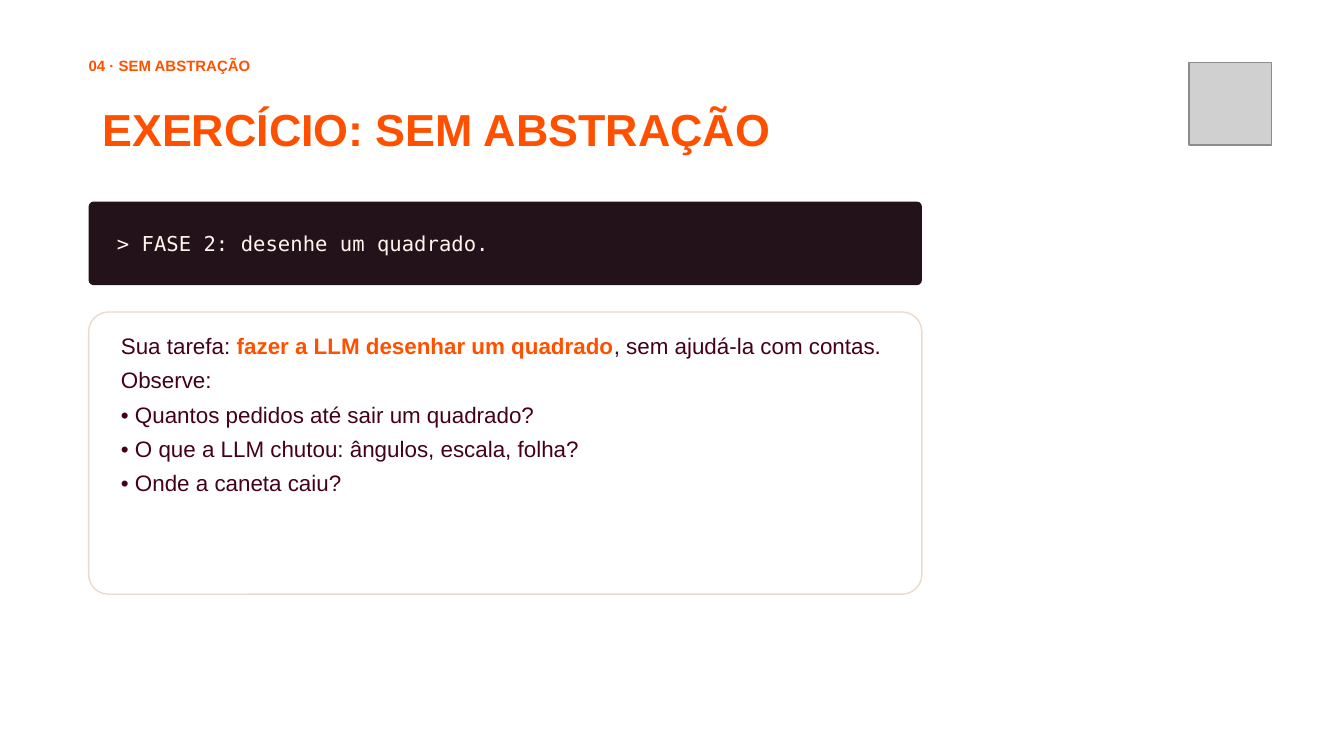
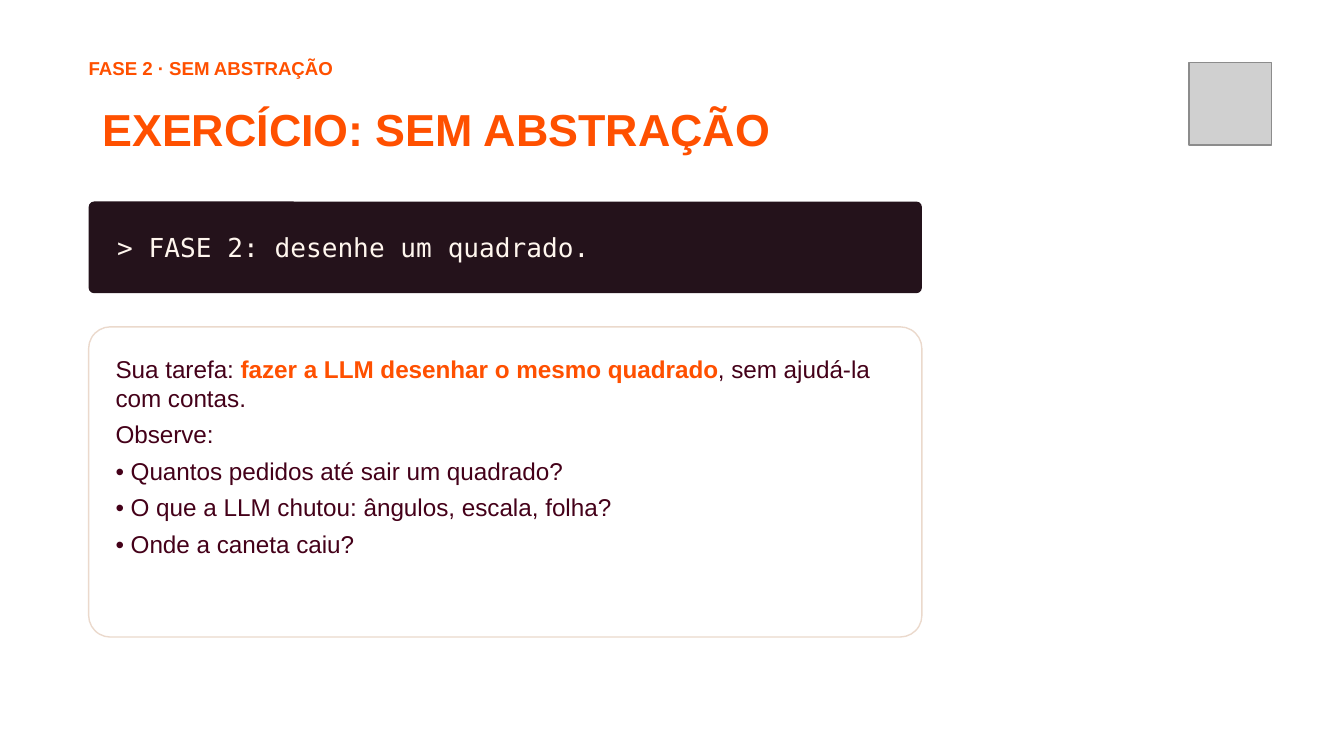
Before and after one commit to jhlr/plotter, a slide deck: slide 25 of workshop/dinamica-ia-hardware.pptx (slide 22 before the commit). Drawn at 1344x756 pixels with LibreOffice and Linux fonts; fonts in the diff are those of the drawing; grey boxes stand for pictures; background and template pictures are left out. Boxes give left, top, right and bottom in pixels: in the first picture for what was removed or moved away, otherwise in the second. Text is boxed around its words. In the diff, an @@ line names an element or a change of style, - is before the commit and + after.

```diff
--- a/workshop/dinamica-ia-hardware.pptx
+++ b/workshop/dinamica-ia-hardware.pptx
@@ text at <box>89,60,333,79</box>: text changed; size 8 to 10 pt @@
-04 · SEM ABSTRAÇÃO
+FASE 2 · SEM ABSTRAÇÃO
@@ rounded rectangle "> FASE 2: desenhe um ...": place and size @@
-rounded rectangle "> FASE 2: desenhe um ..." at <box>89,202,922,285</box>
+rounded rectangle "> FASE 2: desenhe um ..." at <box>89,202,922,293</box>
@@ rounded rectangle "> FASE 2: desenhe um ..." at <box>89,202,922,293</box>: size 11 to 14 pt @@
@@ rounded rectangle: place and size @@
-rounded rectangle at <box>89,312,922,594</box>
+rounded rectangle at <box>89,327,922,637</box>
@@ text "Sua tarefa: fazer a LLM ...": place and size @@
-text "Sua tarefa: fazer a LLM ..." at <box>121,337,881,492</box>
+text "Sua tarefa: fazer a LLM ..." at <box>116,360,870,554</box>
@@ text at <box>116,360,870,408</box>: text changed; size 12 to 13 pt @@
-Sua tarefa: fazer a LLM desenhar um quadrado, sem ajudá-la com contas.
+Sua tarefa: fazer a LLM desenhar o mesmo quadrado, sem ajudá-la com contas.
@@ text at <box>116,425,611,554</box>: size 12 to 13 pt in "Observe:", "• Quantos pedidos até sair um quadrado?", "• O que a LLM chutou: ângulos, ...", "• Onde a caneta caiu?" @@
```
Also in this commit, not shown: 21 other slides changed, 10 slides added, 6 slides removed, 36 other files.
